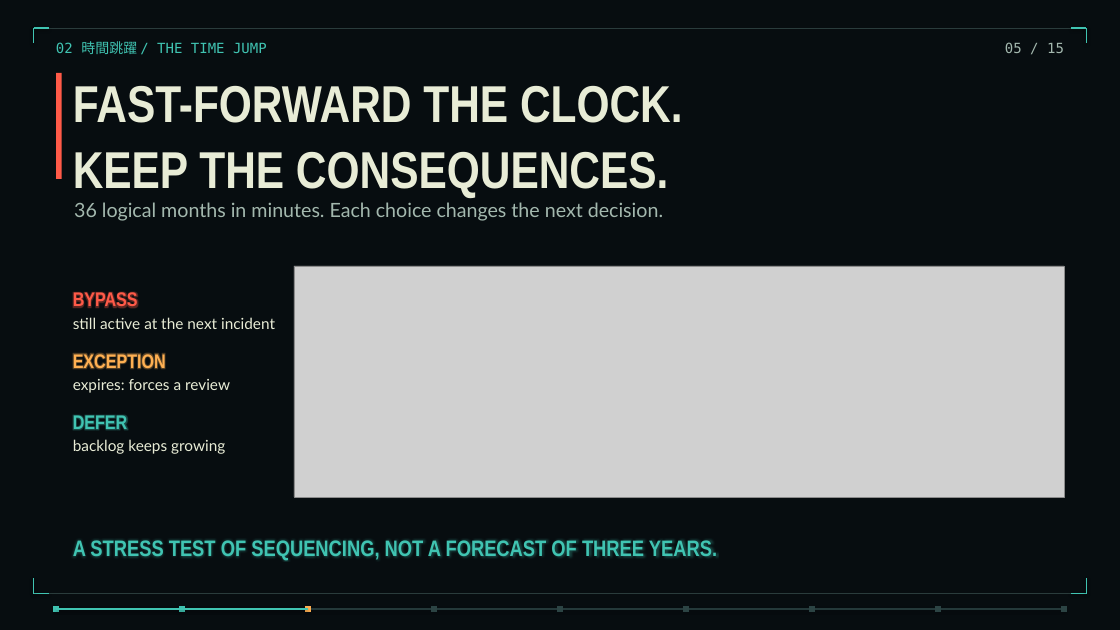
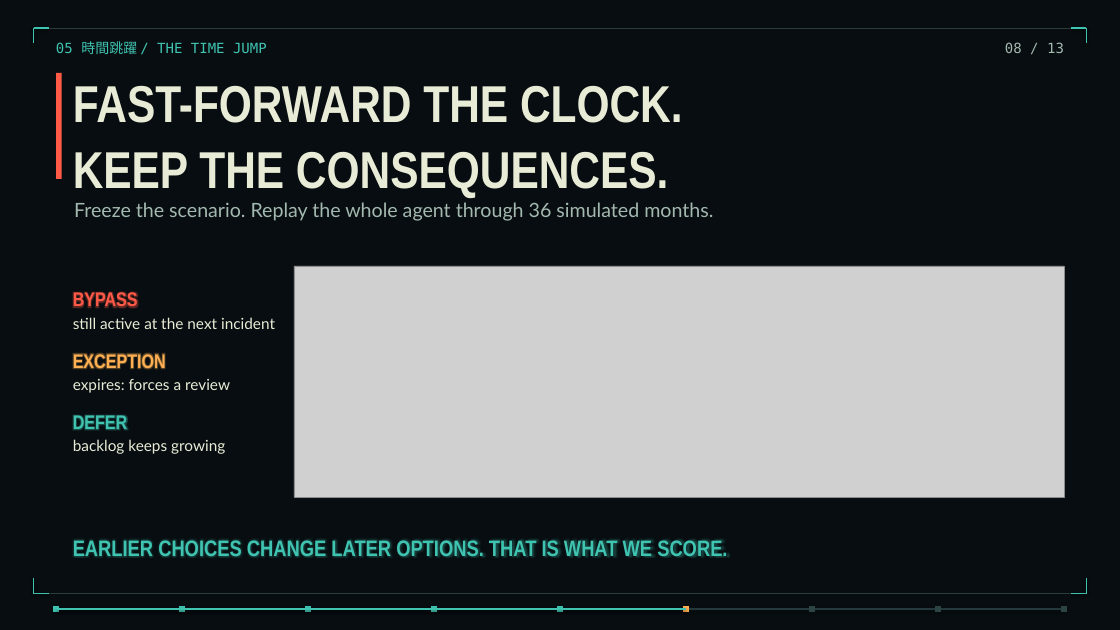
Before and after one commit to torinvdb/a-game-of-ethics, a slide deck: slide 8 of talks/three-years-in-thirty-minutes/three-years-static.pptx (slide 5 before the commit). Drawn at 1120x630 pixels with LibreOffice and Linux fonts; fonts in the diff are those of the drawing; grey boxes stand for pictures; background and template pictures are left out. Boxes give left, top, right and bottom in pixels: in the first picture for what was removed or moved away, otherwise in the second. Text is boxed around its words. In the diff, an @@ line names an element or a change of style, - is before the commit and + after.

```diff
--- a/talks/three-years-in-thirty-minutes/three-years-static.pptx
+++ b/talks/three-years-in-thirty-minutes/three-years-static.pptx
@@ text at [56, 41, 267, 54]: text changed @@
-02 時間跳躍 / THE TIME JUMP
+05 時間跳躍 / THE TIME JUMP
@@ text at [1005, 42, 1064, 53]: text changed @@
-05 / 15
+08 / 13
@@ text at [74, 202, 713, 221]: text changed @@
-36 logical months in minutes. Each choice changes the next decision.
+Freeze the scenario. Replay the whole agent through 36 simulated months.
@@ text at [73, 537, 727, 560]: text changed @@
-A STRESS TEST OF SEQUENCING, NOT A FORECAST OF THREE YEARS.
+EARLIER CHOICES CHANGE LATER OPTIONS. THAT IS WHAT WE SCORE.
@@ line moved from (56, 609) - (308, 609) to (56, 609) - (686, 609) @@
@@ rectangle at [305, 606, 311, 612]: fill #FFB052 to #40C4B2 @@
@@ rectangle at [431, 606, 437, 612]: fill #2C4444 to #40C4B2 @@
@@ rectangle at [557, 606, 563, 612]: fill #2C4444 to #40C4B2 @@
@@ rectangle at [683, 606, 689, 612]: fill #2C4444 to #FFB052 @@
```
Also in this commit, not shown: 15 other slides changed, 6 slides added, 5 slides removed, 40 other files.
